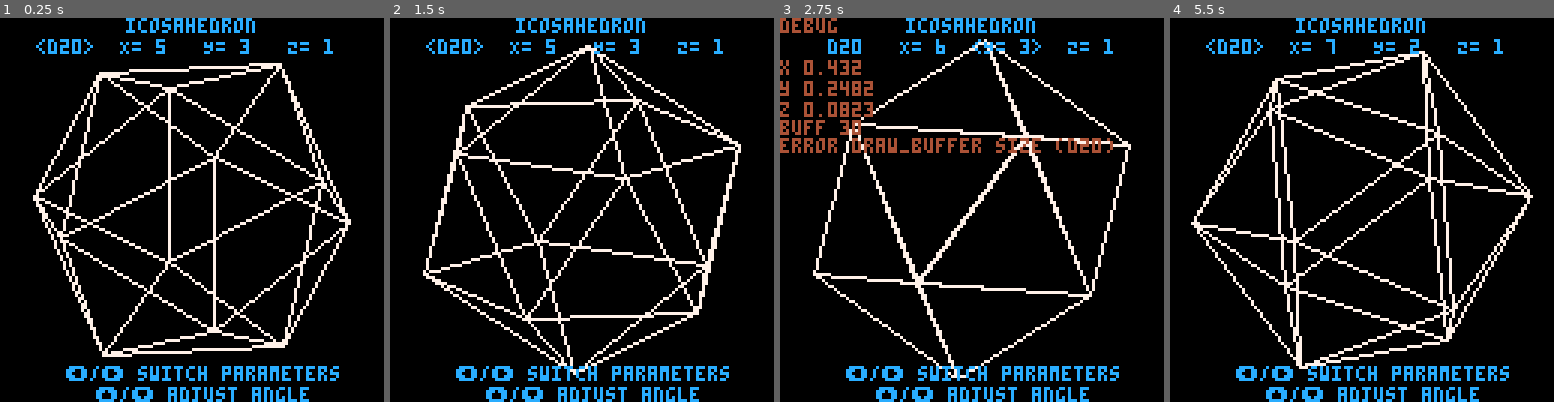
Above: before the commit, frames 1-4 (left to right).
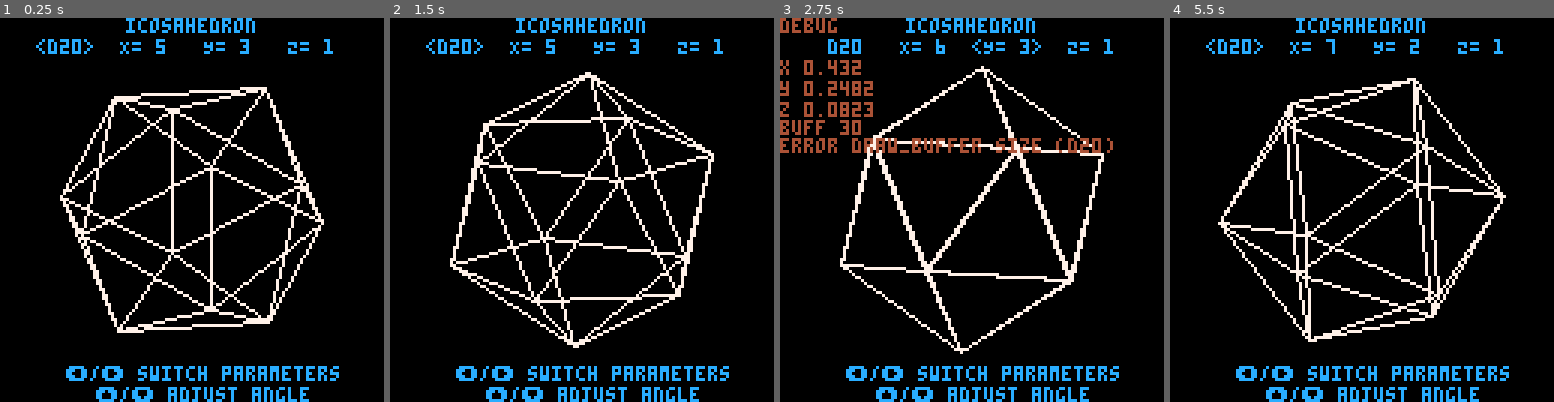
Above: after the commit, the same moments.

Repository: kakardo/Pico-8
Game: PICO-8 cartridge game carts/02 platonic solids viewer/platonic_solids_viewer.p8
The game is run twice, just before and just after one commit, with the same random seed, the same clock (stepped at 60 frames per second) and the same inputs.
Inputs:
- Up to frame 1 (0.25 s): no input
- Up to frame 2 (1.5 s): tap X (X key) at 0.33, 1.07 s
- Up to frame 3 (2.75 s): hold Right 1.6-2.1 s; tap X (X key) at 1.85 s; hold Up 2.15-2.42 s; hold Right from 2.47 s (still down)
- Up to frame 4 (5.5 s): tap X (X key) at 2.97, 4.08, 5.2 s; release Right at 3.03 s; hold Left 3.08-3.58 s; hold Down 3.63-3.97 s; hold Right 4.02-4.68 s; hold Up 4.73-5.03 s; hold Left from 5.08 s (still down)

The runs differ from the first frame. In frame 1, 12% of the frame differs, in the area x 8-92%, y 11-89%; in frame 2, 12%; in frame 3, 8.0%; in frame 4, 12%, in the area x 5-95%, y 8-92%.

Commit message:
Menu stabilization for single digit dices

Diff:
--- a/game carts/02 platonic solids viewer/main.lua
+++ b/game carts/02 platonic solids viewer/main.lua
@@ -57,7 +57,7 @@
 --[[ MAIN - - - - - - - - - - - - ]]--
 function _init()
 	center_x, center_y = 64, 64
-	scale = 30
+	scale = 25
 
 	solids.init()
 
--- a/game carts/02 platonic solids viewer/ui.lua
+++ b/game carts/02 platonic solids viewer/ui.lua
@@ -77,24 +77,32 @@
 		y = "Y= "..ceil(y * 1000)
 		z = "Z= "..ceil(z * 1000)
 
+		-- MENU STABILIZATION FOR SINGLE DIGIT DICES
+		local space = ""
+		if	dice_label == "d4" or
+			dice_label == "d6" or
+			dice_label == "d8" then
+			space = " "
+		end
+
 		-- HIGHLIGHT CHOSEN OPTION
 		if selected == 0 then
-			dice_label = "<"..dice_label..">"
+			dice_label = "<"..dice_label..">"..space
 			x = " "..x.." "
 			y = " "..y.." "
 			z = " "..z.." "
 		elseif selected == 1 then
-			dice_label = " "..dice_label.." "
+			dice_label = " "..dice_label.." "..space
 			x = "<"..x..">"
 			y = " "..y.." "
 			z = " "..z.." "
 		elseif selected == 2 then
-			dice_label = " "..dice_label.." "
+			dice_label = " "..dice_label.." "..space
 			x = " "..x.." "
 			y = "<"..y..">"
 			z = " "..z.." "
 		else
-			dice_label = " "..dice_label.." "
+			dice_label = " "..dice_label.." "..space
 			x = " "..x.." "
 			y = " "..y.." "
 			z = "<"..z..">"
